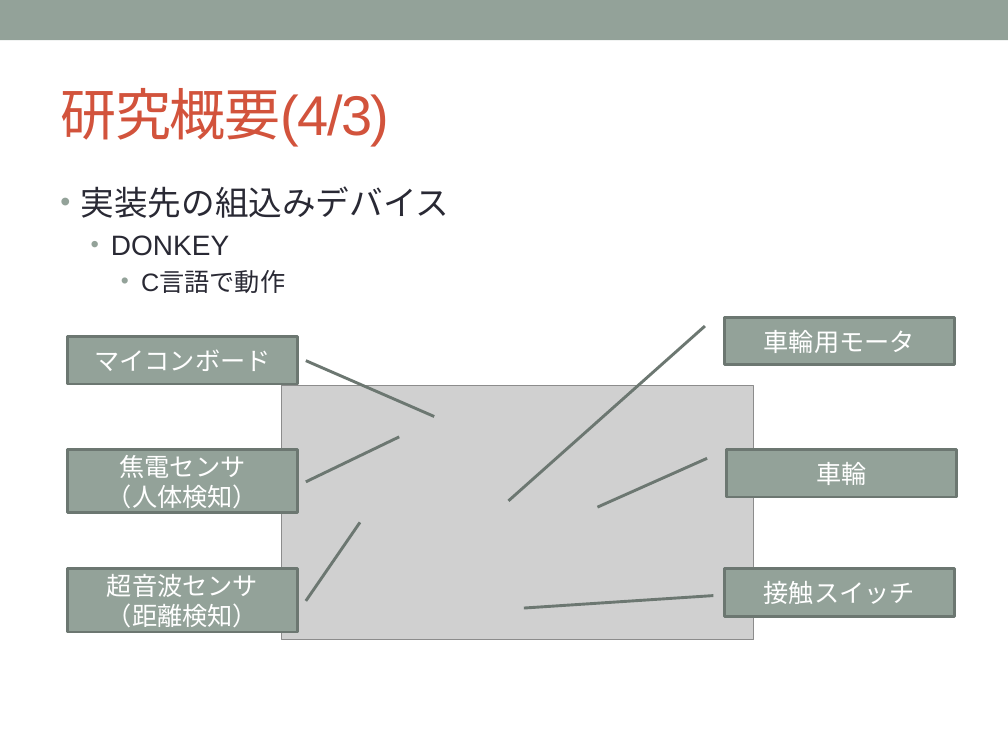
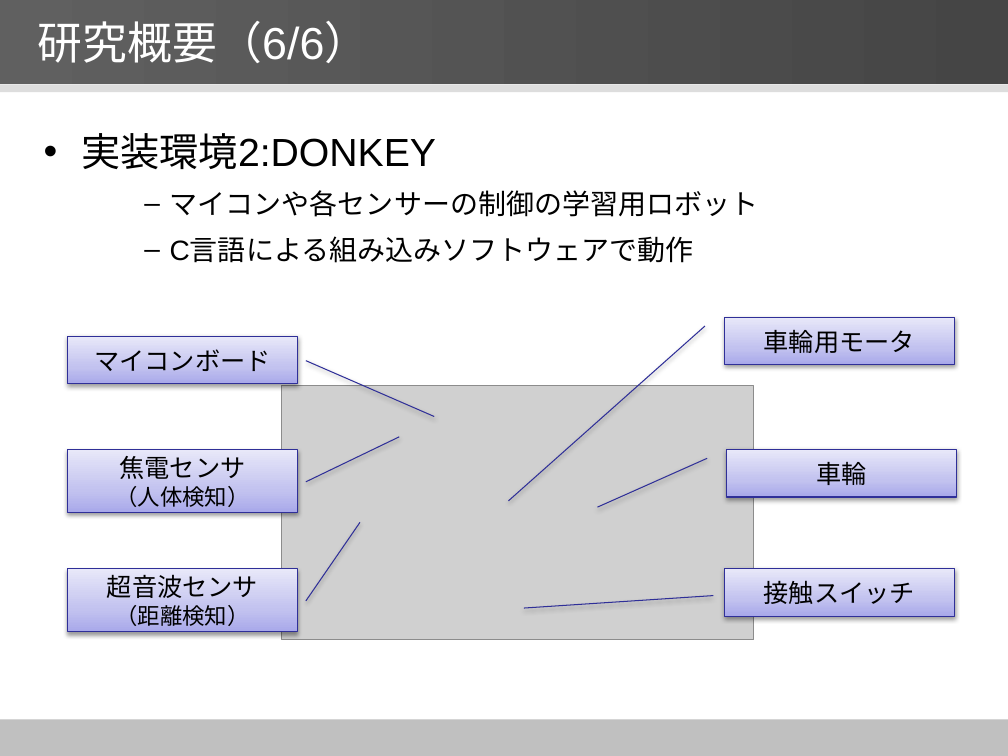
Before and after one commit to YutaNiimura/leJOS-OSEK, a slide deck: slide 16 of 中間発表関連/5I25新村祐太 中間発表スライドver0.5.pptx (slide 15 before the commit). Drawn at 1008x756 pixels with LibreOffice and Linux fonts; fonts in the diff are those of the drawing; grey boxes stand for pictures. Boxes give left, top, right and bottom in pixels: in the first picture for what was removed or moved away, otherwise in the second. Text is boxed around its words. In the diff, an @@ line names an element or a change of style, - is before the commit and + after.

```diff
--- a/中間発表関連/5I25新村祐太 中間発表スライドver0.5.pptx
+++ b/中間発表関連/5I25新村祐太 中間発表スライドver0.5.pptx
@@ rectangle: place and size @@
-rectangle at [0, 0, 1008, 40]
+rectangle at [0, 0, 1008, 85]
@@ rectangle at [0, 0, 1008, 85]: fill #93A299 to gradient #606060 to #6B6B6B @@
@@ title at [38, 21, 369, 63]: text changed; size 40 to 32 pt; text colour #D2533C to #FFFFFF @@
-研究概要(4/3)
+研究概要（6/6）
@@ rectangle added at [0, 85, 1008, 93], fill #DDDDDD @@
@@ text at [82, 133, 759, 263]: text changed; size 24 to 20 pt; text colour #292934 to #000000 @@
-• 実装先の組込みデバイス
-  • DONKEY
-    • C言語で動作
+• 実装環境2:DONKEY
+    – マイコンや各センサーの制御の学習用ロボット
+    – C言語による組み込みソフトウェアで動作
@@ border callout "焦電センサ" at [68, 450, 297, 513]: text colour #FFFFFF to #000000; size 18 to 16 pt in "（人体検知）"; fill #93A299 to gradient #A9A9E9 to #C4C4EF to #E8E8FA; outline #6D7871 2.08 pt to #2F2F98 0.75 pt; shadow on @@
@@ border callout "超音波センサ" at [68, 569, 297, 632]: text colour #FFFFFF to #000000; size 18 to 16 pt in "（距離検知）"; fill #93A299 to gradient #A9A9E9 to #C4C4EF to #E8E8FA; outline #6D7871 2.08 pt to #2F2F98 0.75 pt; shadow on @@
@@ text colour #FFFFFF to #000000; fill #93A299 to gradient #A9A9E9 to #C4C4EF to #E8E8FA; outline #6D7871 2.08 pt to #2F2F98 0.75 pt; shadow on in 4 elements at [726, 450, 956, 497], [68, 337, 297, 384], [724, 318, 954, 365], [724, 569, 954, 616] @@
@@ rectangle added at [0, 720, 1008, 756], fill #C0C0C0 @@
```
Also in this commit, not shown: 14 other slides changed, 8 slides added, 6 slides removed, 5 other files.
